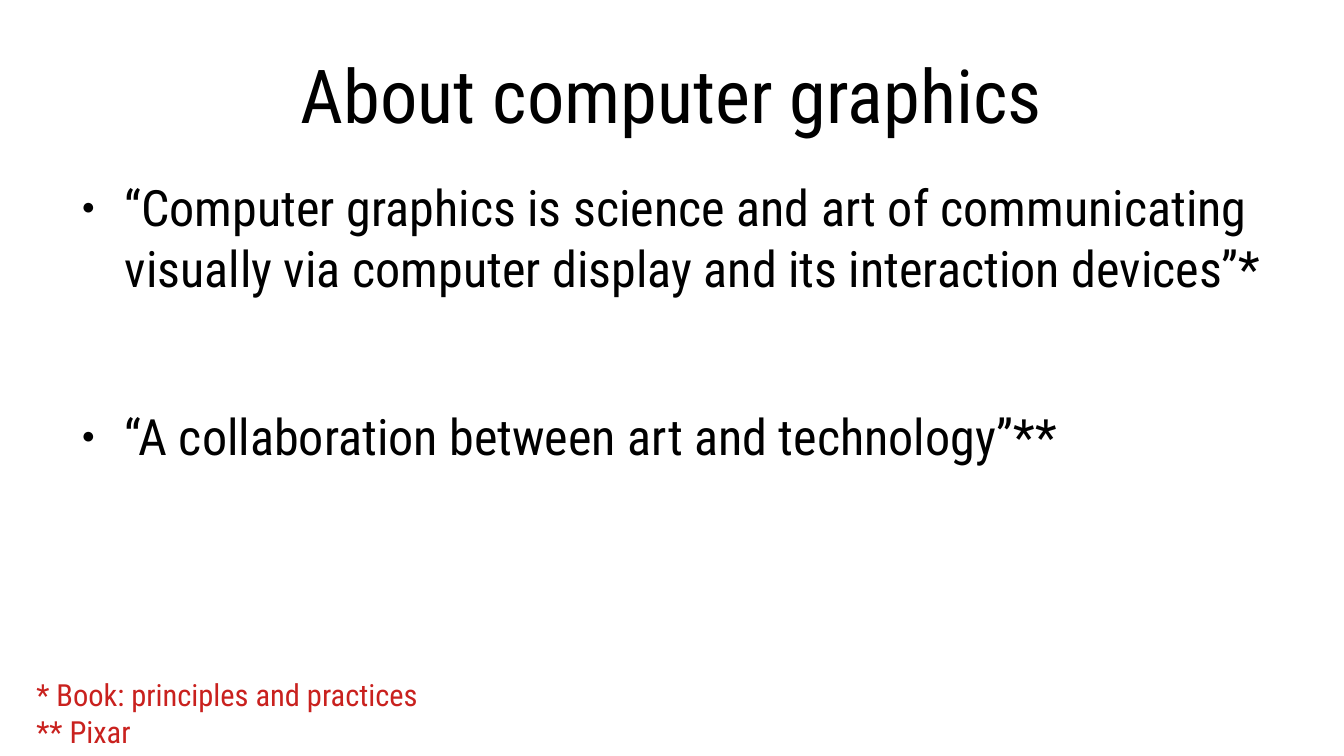
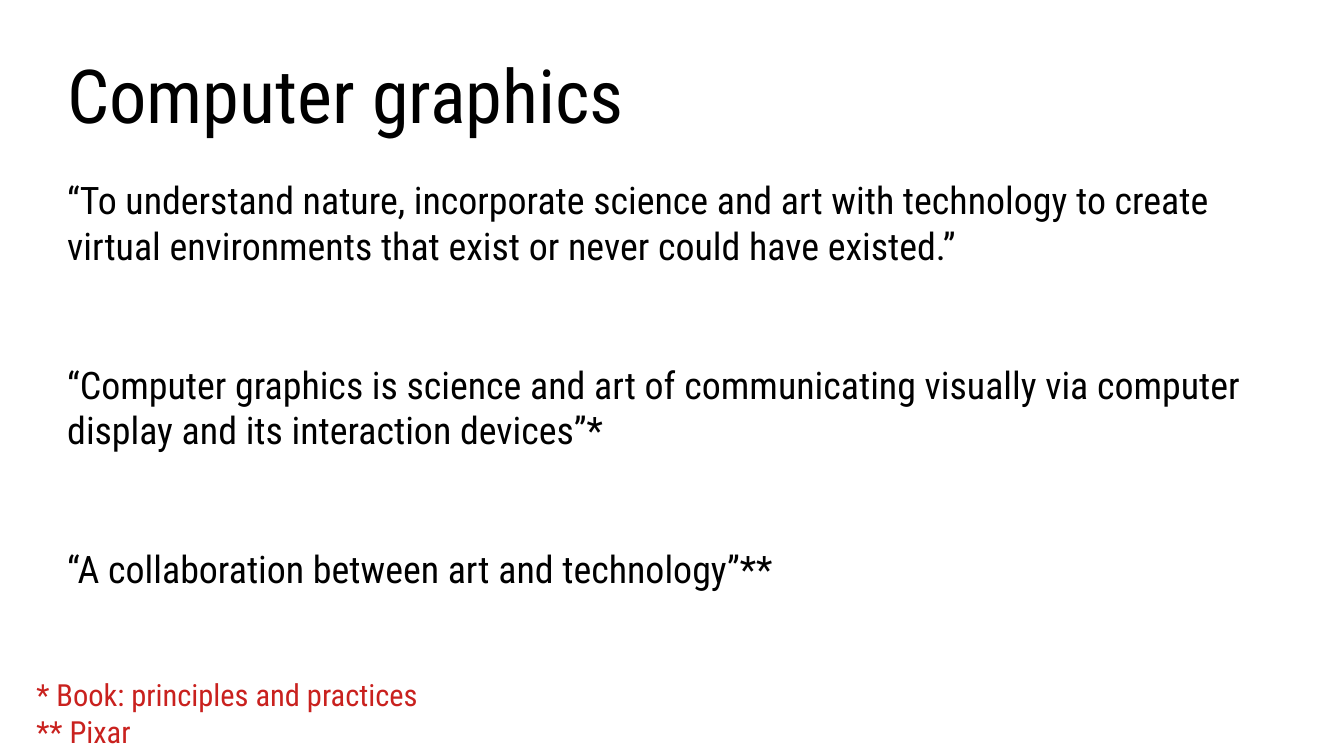
Before and after one commit to lorentzo/IntroductionToComputerGraphics, a slide deck: slide 2 of lectures/1_introduction/introduction.odp. Drawn at 1344x756 pixels with LibreOffice and Linux fonts; fonts in the diff are those of the drawing. Boxes give left, top, right and bottom in pixels: in the first picture for what was removed or moved away, otherwise in the second. Text is boxed around its words. In the diff, an @@ line names an element or a change of style, - is before the commit and + after.

```diff
--- a/lectures/1_introduction/introduction.odp
+++ b/lectures/1_introduction/introduction.odp
@@ title at bbox=[67, 67, 624, 139]: text changed @@
-About computer graphics
+Computer graphics
@@ text at bbox=[67, 185, 1209, 261]: paragraph added @@
+“To understand nature, incorporate science and art with technology to create virtual environments that exist or never could have existed.”
@@ text at bbox=[67, 370, 1240, 591]: size 29.6 to 22.4 pt in "“Computer graphics is science and art of ...", "“A collaboration between art and technology”**"; bullet ● to none @@
```
Also in this commit, not shown: 3 other slides changed, 4 slides added, 2 slides removed, 7 other files.
